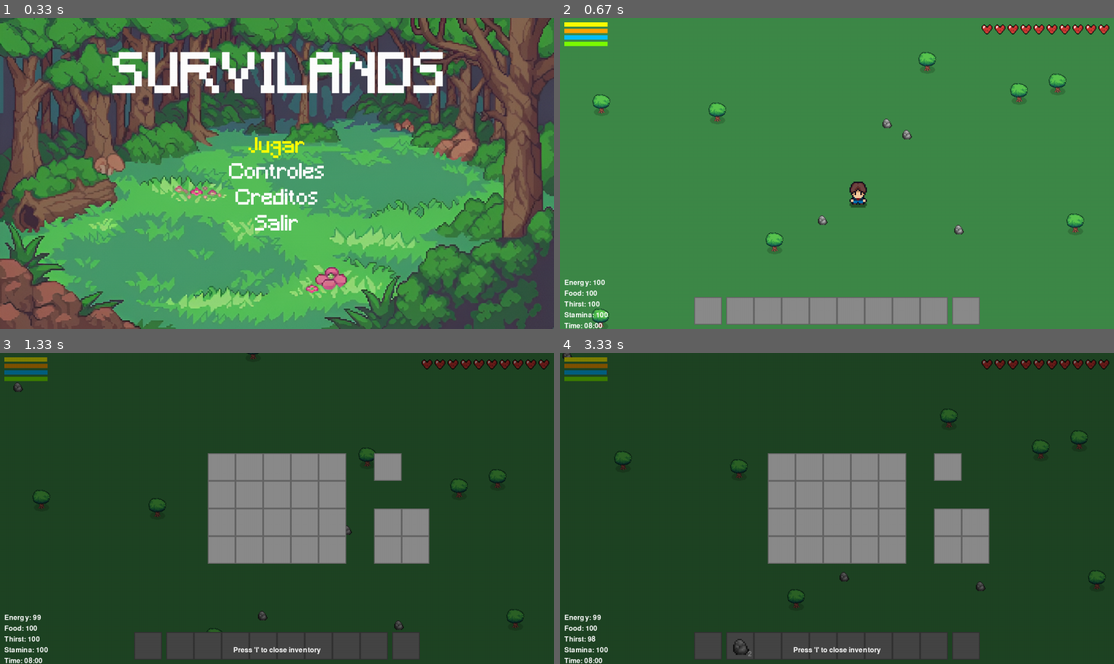
Above: before the commit, frames 1-4 (two rows, left to right).
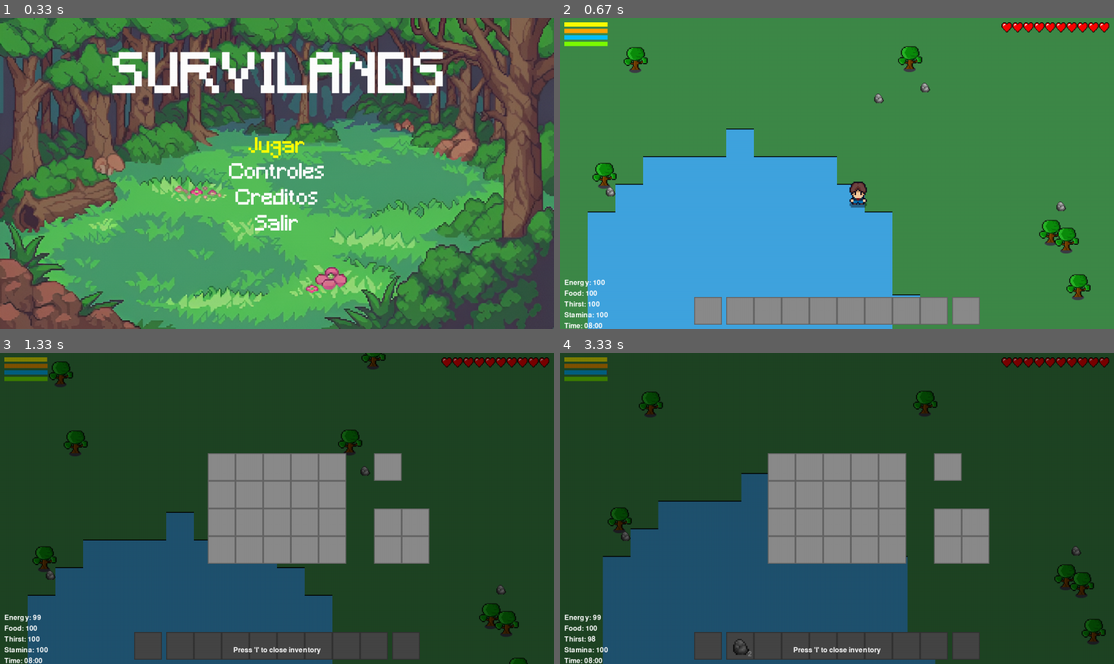
Above: after the commit, the same moments.

Repository: dede-08/survilands-pygame
Game: pygame game, started from main.py
Same seed, same stepped clock (60 frames per second), same inputs: the game is played once before the commit and once after it.
Inputs:
- Up to frame 1 (0.33 s): no input
- Up to frame 2 (0.67 s): tap Enter at 0.33 s
- Up to frame 3 (1.33 s): hold W 0.67-1.13 s; tap I at 1.17 s
- Up to frame 4 (3.33 s): tap E at 1.5, 1.98, 2.48 s; hold D 1.83-2.3 s; hold A 2.33-2.87 s; tap F at 2.4, 2.7, 2.97, 3.3 s; hold S 2.9-3.2 s; hold A from 3.23 s (still down)

Frame 1 is identical in both runs. In frame 2, 28% of the frame differs, in the area x 5-100%, y 1-100%; in frame 3, 18%; in frame 4, 22%.

Commit message:
algunos cambios en los estilos de la interfaz

Diff:
--- a/character.py
+++ b/character.py
@@ -26,8 +26,8 @@
         self.heart_empty = pygame.image.load(os.path.join("assets", "images", "interface", "heart_empty.png")).convert_alpha()
 
         #escalarlas si es necesario (por ejemplo, 32x32 px)
-        self.heart_full = pygame.transform.scale(self.heart_full, (32, 32))
-        self.heart_empty = pygame.transform.scale(self.heart_empty, (32, 32))
+        self.heart_full = pygame.transform.scale(self.heart_full, (24, 24))
+        self.heart_empty = pygame.transform.scale(self.heart_empty, (24, 24))
 
         #animacion properties
         self.frame_size = FRAME_SIZE
@@ -463,7 +463,7 @@
                 screen.blit(water_text, (x_offset, y_offset + 25))
 
         #dibujar corazones de vida
-        heart_spacing = 30
+        heart_spacing = 25
         heart_x = constants.WIDTH - (self.max_health * heart_spacing) - 10
         heart_y = 10
 
--- a/main.py
+++ b/main.py
@@ -18,10 +18,10 @@
 if opcion == "Jugar":
     pass
 elif opcion == "Controles":
-    # Mostrar pantalla de controles
+    #mostrar pantalla de controles
     pass
 elif opcion == "Creditos":
-    # Mostrar créditos
+    #mostrar creditos
     pass
 elif opcion == "Salir":
     pygame.quit()
@@ -39,7 +39,6 @@
     #variables para la camara
     camera_x = 0
     camera_y = 0
-
 
 
     while True:
--- a/main_menu.py
+++ b/main_menu.py
@@ -1,6 +1,6 @@
 import pygame
 import sys
-import constants  # Asegúrate que tenga WIDTH, HEIGHT, WHITE, BLACK u otros colores definidos
+import constants
 
 class MainMenu:
     def __init__(self, screen):
@@ -55,4 +55,4 @@
                     elif event.key == pygame.K_DOWN:
                         self.selected = (self.selected + 1) % len(self.options)
                     elif event.key == pygame.K_RETURN or event.key == pygame.K_SPACE:
-                        return self.options[self.selected]  # Devuelve la opción seleccionada
+                        return self.options[self.selected]
--- a/world.py
+++ b/world.py
@@ -28,7 +28,7 @@
             Tree(
                 self.x + random.randint(0, width - constants.TREE),
                 self.y + random.randint(0, height - constants.TREE)
-            ) for _ in range(10)
+            ) for _ in range(random.randint(10, 20))
         ]
 
         self.small_stones = [
Binary file changed: assets/images/interface/heart.png
Binary file changed: assets/images/interface/heart_empty.png
Binary file removed: assets/images/objects/image-removebg-preview.png
Binary file changed: assets/images/objects/tree.png
Binary file added: assets/images/objects/tree3.png
